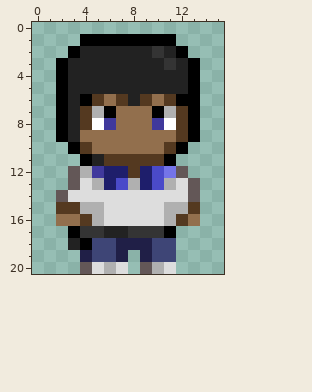
Pixel-art sprite: RGRPG/Assets/Resources/Sprites/Pixel/seth_f.png. The picture above is the old version.
The file is 16x21 pixels. Colours within 5 levels of each other are drawn and written as one.
After:
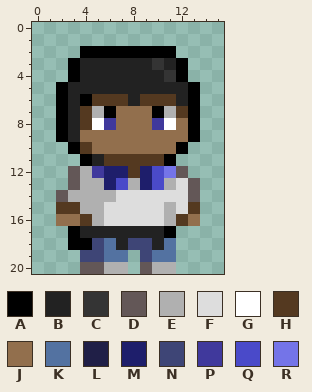
Palette (. is transparent): A #000000  B #222222  C #343434  D #635757  E #b0b0b0  F #dddddd  G #ffffff  H #543920  J #926f4d  K #5372a1  L #201f47  M #1e1e6b  N #3e4576  P #40399c  Q #4a4ac9  R #7474e8
What changed:
Changed rows in their new state; - is an unchanged pixel.
first column x 2:
 1 --........--
 2 -.AAAAAAAA.-
 3 .A------CBA.
 4 .A-------CA.
 6 ----H---H-B-
 8 ----------J-
 9 ----------J-
10 ---------J--
13 --E---------
14 -EEEE-------
15 ----------F-
17 --BB--BBB---
18 -A--KBNNBK--
19 --N-KK-NKK--
20 ---D-E---E--
Where, in picture pixels (left, top, right, bottom), the same in both pictures:
changed: (56, 34, 200, 274)
